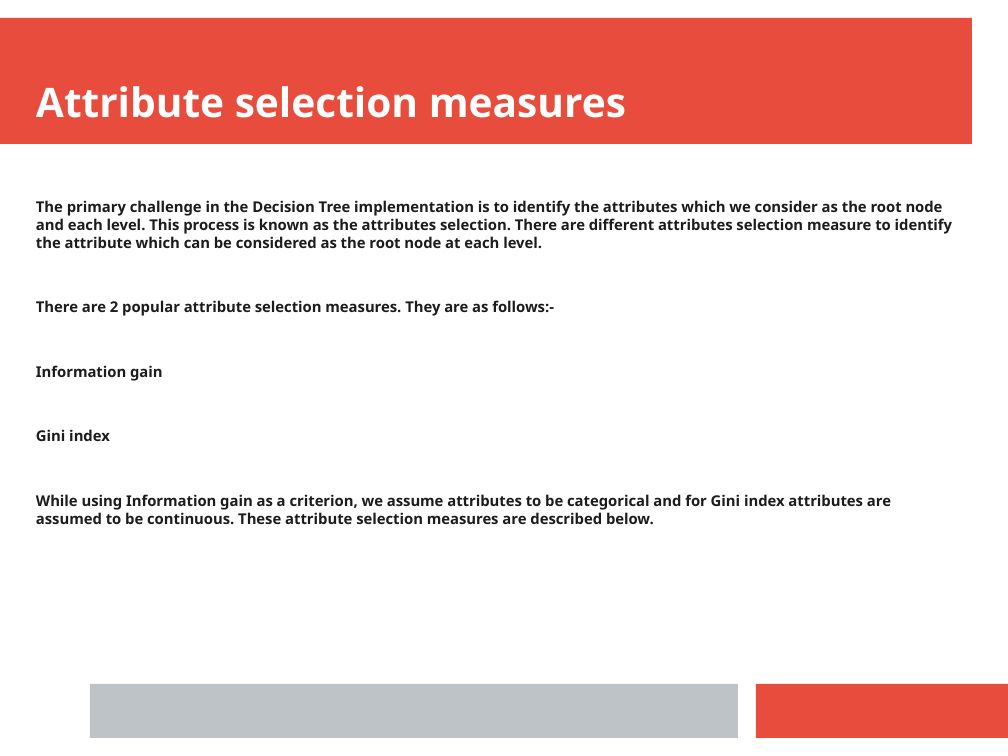
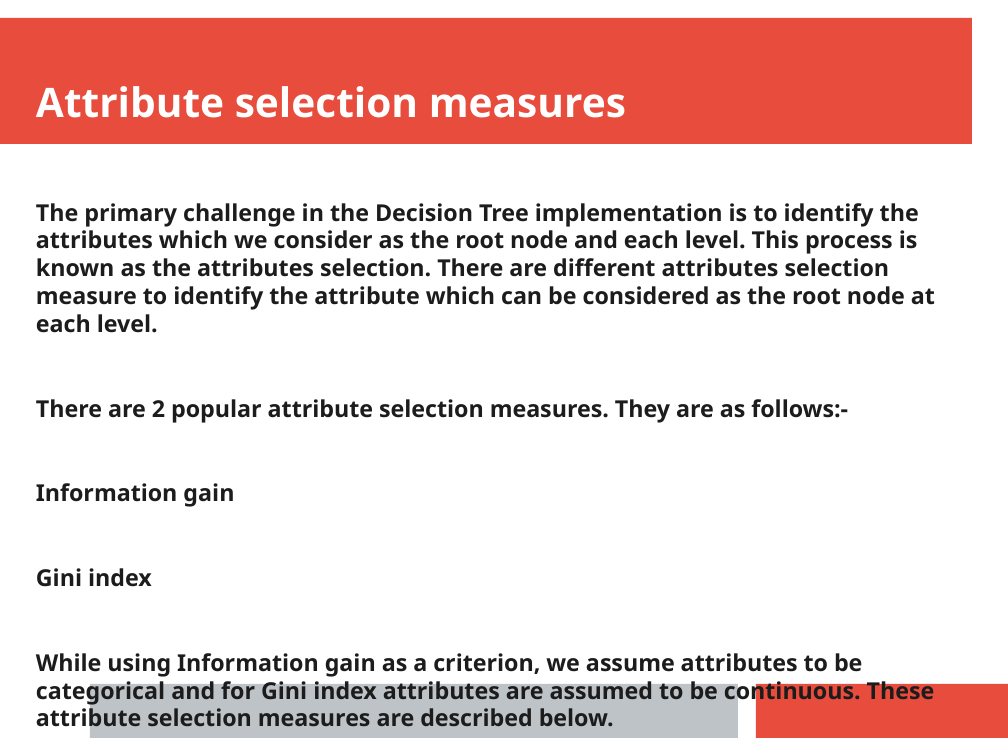
Before and after one commit to imvdharmesh/Dcodetech, a slide deck: slide 6 of Lectures/Machine Learning/DCT.pptx. Drawn at 1008x756 pixels with LibreOffice and Linux fonts; fonts in the diff are those of the drawing. Boxes give left, top, right and bottom in pixels: in the first picture for what was removed or moved away, otherwise in the second. Text is boxed around its words. In the diff, an @@ line names an element or a change of style, - is before the commit and + after.

```diff
--- a/Lectures/Machine Learning/DCT.pptx
+++ b/Lectures/Machine Learning/DCT.pptx
@@ text "The primary challenge in the ..." at <box>36,203,935,733</box>: size 11.7 to 18.3 pt @@
```
Also in this commit, not shown: 4 other slides changed, 7 other files.
